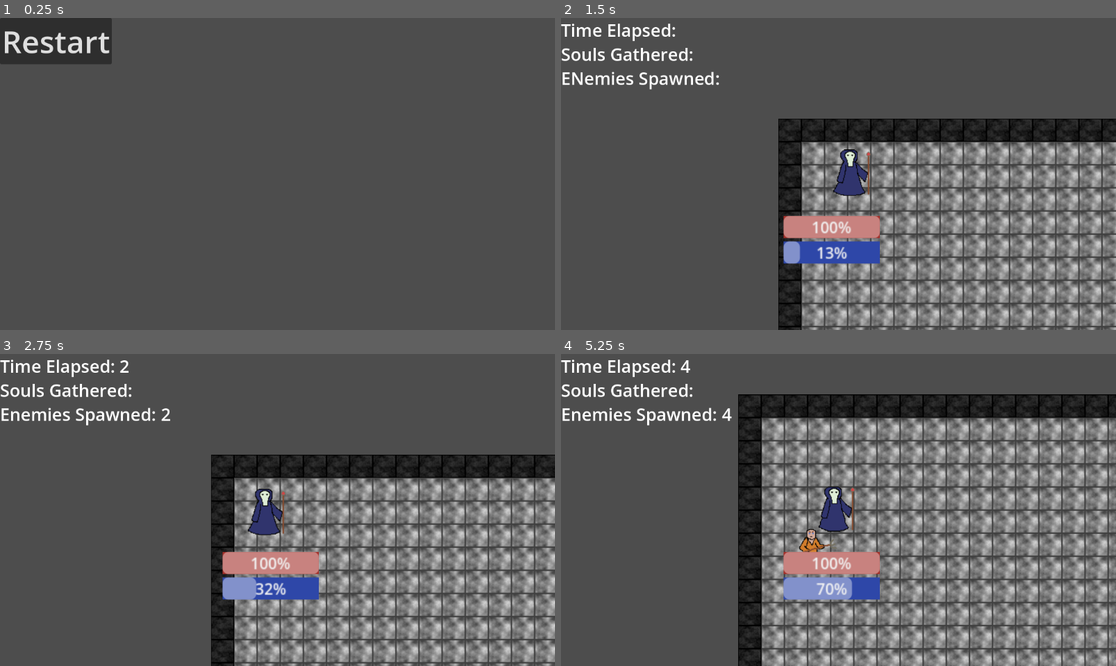
Above: before the commit, frames 1-4 (two rows, left to right).
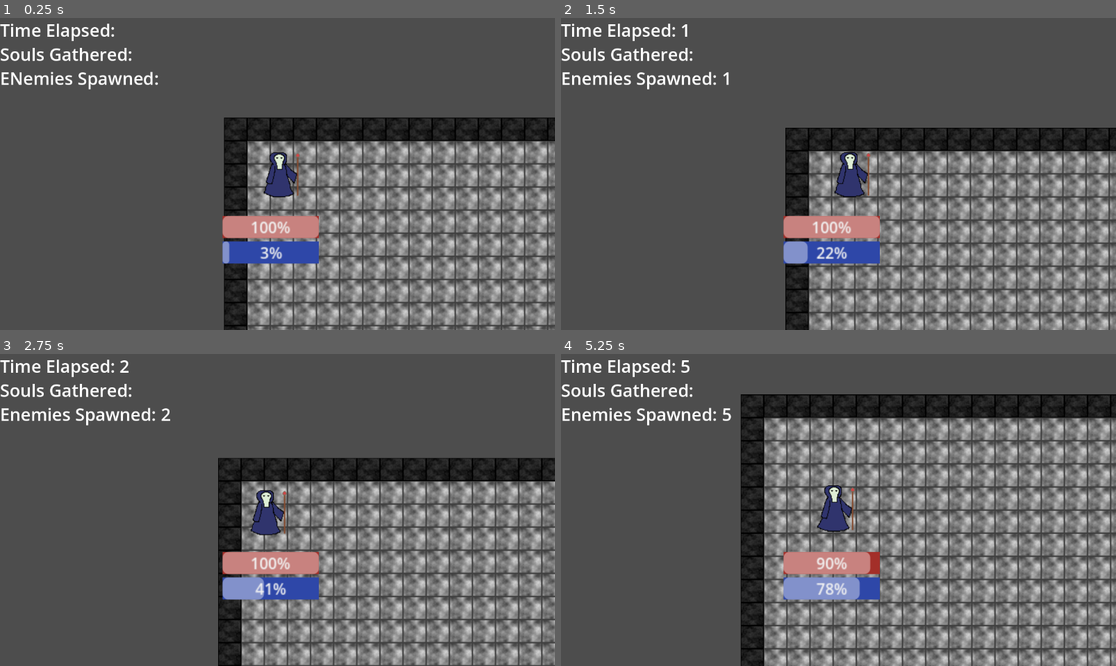
Above: after the commit, the same moments.

Repository: mzhong99/ludum-dare-2024
Game: Godot game, scene res://World/Game.tscn
Two runs of this game, one before a commit and one after it. Both use one fixed random seed, a clock stepped at 60 frames per second and the inputs below. This scene is started directly instead of the project's main scene.
Inputs (mouse positions are in pixels of both pictures, inside the frame that each line leads up to):
- Up to frame 1 (0.25 s): no input
- Up to frame 2 (1.5 s): click (616, 39) at 0.5 s, where only the run before the commit has a clickable "Restart"; move the mouse to (960, 158) at 1.27 s; press the mouse at (960, 158) at 1.28 s
- Up to frame 3 (2.75 s): move the mouse to (166, 525) at 2.02 s; release the mouse at (166, 525) at 2.03 s; click (166, 525) at 2.1 s
- Up to frame 4 (5.25 s): move the mouse to (894, 441) at 2.77 s; press the mouse at (894, 441) at 2.78 s; move the mouse to (810, 572) at 3.52 s; release the mouse at (810, 572) at 3.53 s; click (810, 572) at 3.6 s; move the mouse to (1005, 556) at 4.27 s; press the mouse at (1005, 556) at 4.28 s; move the mouse to (672, 463) at 5.02 s; release the mouse at (672, 463) at 5.03 s; click (672, 463) at 5.1 s

The runs differ from the first frame. In frame 1, 36% of the frame differs, in the area x 0-100%, y 0-100%; in frame 2, 27%; in frame 3, 24%; in frame 4, 18%.

Commit message:
BUUHHHH

Diff:
--- a/World/Game.gd
+++ b/World/Game.gd
@@ -5,6 +5,9 @@
 
 # Called when the node enters the scene tree for the first time.
 func _ready():
+	world = preload_world.instantiate()
+	add_child(world)
+	world.connect("world_done", _world_completed)
 	pass # Replace with function body.
 
 
@@ -13,7 +16,8 @@
 	pass
 
 func _world_completed():
-	$Restart.visible = true
+	print("DEATH DEATH DEATH DEATH DEATH")
+	$CanvasLayer/BoxContainer/Restart.visible = true
 
 		#world.queue_free()
 
@@ -23,6 +27,6 @@
 	world = preload_world.instantiate()
 
 	add_child(world)
-	$Restart.visible = false
+	$CanvasLayer/BoxContainer/Restart.visible = false
 
 	world.connect("world_done", _world_completed)
--- a/World/Game.tscn
+++ b/World/Game.tscn
@@ -1,7 +1,25 @@
 [gd_scene load_steps=3 format=3 uid="uid://mjaa5kxdm2gj"]
 
 [ext_resource type="Script" path="res://World/Game.gd" id="1_ntlwm"]
-[ext_resource type="Script" path="res://World/Restart.gd" id="2_uwgf3"]
+
+[sub_resource type="GDScript" id="GDScript_wyppa"]
+script/source = "extends Button
+
+
+# Called when the node enters the scene tree for the first time.
+func _ready():
+	pass
+	#self.visible = false
+
+
+# Called every frame. 'delta' is the elapsed time since the previous frame.
+func _process(delta):
+	pass
+
+
+func _button_pressed():
+	print(\"button PRESSED\")
+"
 
 [node name="Game" type="Control"]
 layout_mode = 3
@@ -12,22 +30,21 @@
 grow_vertical = 2
 script = ExtResource("1_ntlwm")
 
-[node name="Restart" type="Button" parent="."]
+[node name="CanvasLayer" type="CanvasLayer" parent="."]
+offset = Vector2(300, 0)
+transform = Transform2D(1, 0, 0, 1, 300, 0)
+
+[node name="BoxContainer" type="BoxContainer" parent="CanvasLayer"]
+offset_left = 50.0
+offset_right = 100.0
+offset_bottom = 40.0
+
+[node name="Restart" type="Button" parent="CanvasLayer/BoxContainer"]
+visible = false
 top_level = true
-layout_mode = 1
-anchors_preset = 8
-anchor_left = 0.5
-anchor_top = 0.5
-anchor_right = 0.5
-anchor_bottom = 0.5
-offset_left = -576.0
-offset_top = -324.0
-offset_right = -344.0
-offset_bottom = -228.0
-grow_horizontal = 2
-grow_vertical = 2
+layout_mode = 2
 theme_override_font_sizes/font_size = 64
 text = "Restart"
-script = ExtResource("2_uwgf3")
+script = SubResource("GDScript_wyppa")
 
-[connection signal="pressed" from="Restart" to="." method="_on_restart_pressed"]
+[connection signal="pressed" from="CanvasLayer/BoxContainer/Restart" to="." method="_on_restart_pressed"]
--- a/World/Restart.gd
+++ /dev/null
@@ -1,16 +0,0 @@
-extends Button
-
-
-# Called when the node enters the scene tree for the first time.
-func _ready():
-	pass
-	#self.visible = false
-
-
-# Called every frame. 'delta' is the elapsed time since the previous frame.
-func _process(delta):
-	pass
-
-
-func _button_pressed():
-	print("button PRESSED")
Not shown: 1 places in Entity/UnusedPlayer.tscn that only renumber resources
